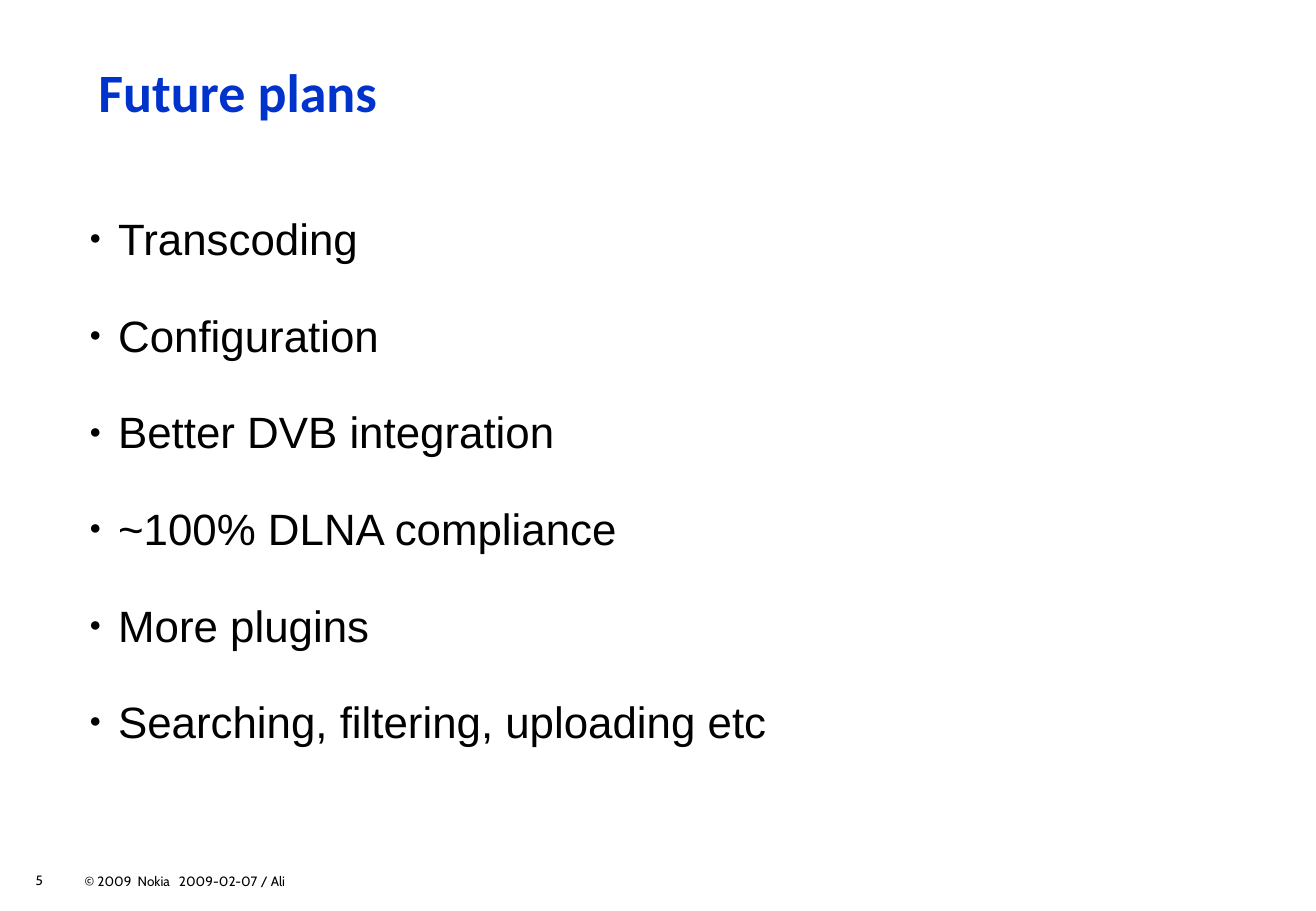
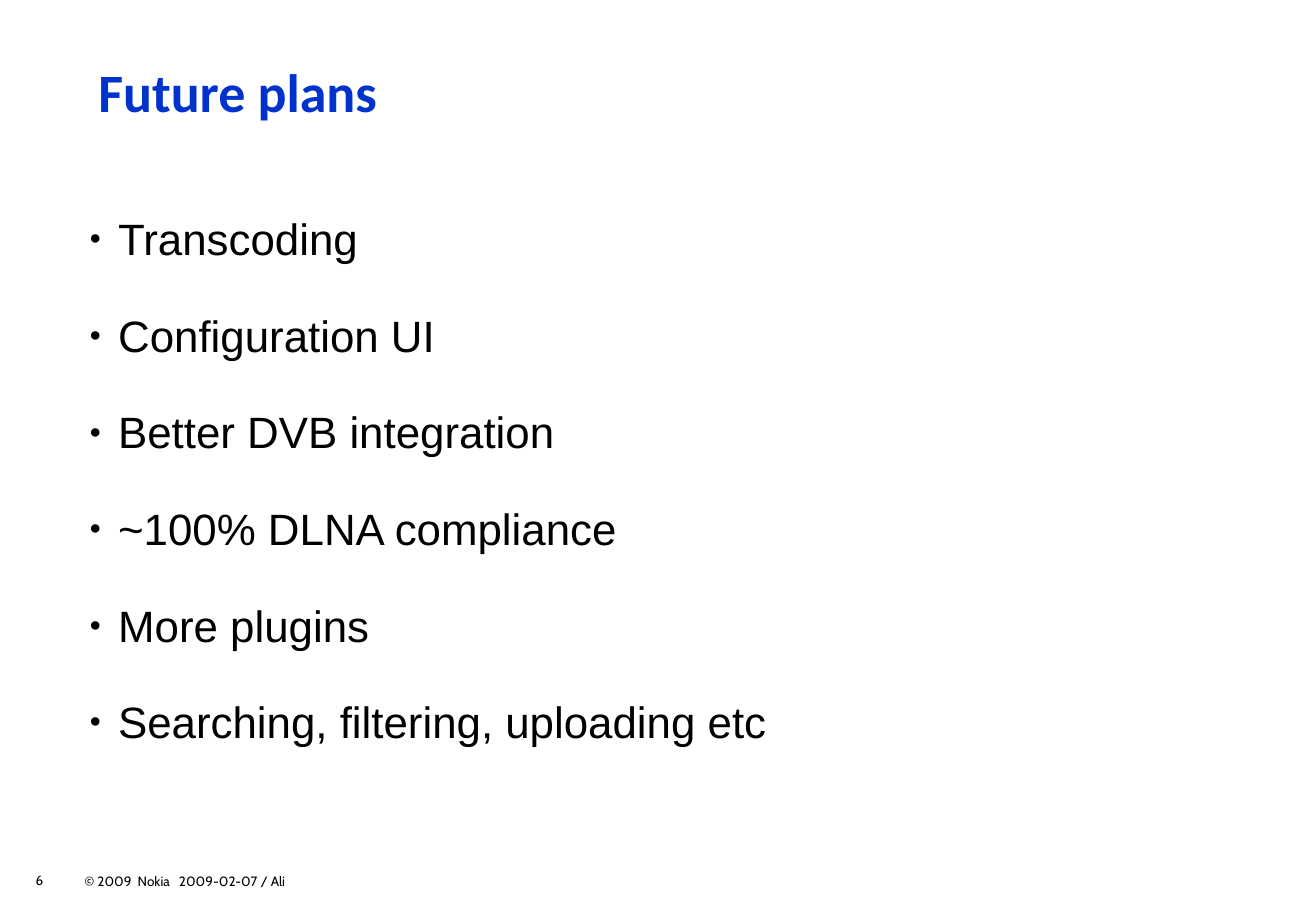
Before and after one commit to zeenix/rygel-presentation-2009, a slide deck: slide 6 of slides.odp (slide 5 before the commit). Drawn at 1316x911 pixels with LibreOffice and Linux fonts; fonts in the diff are those of the drawing; background and template pictures are left out. Boxes give left, top, right and bottom in pixels: in the first picture for what was removed or moved away, otherwise in the second. Text is boxed around its words. In the diff, an @@ line names an element or a change of style, - is before the commit and + after.

```diff
--- a/slides.odp
+++ b/slides.odp
@@ text at (118, 320, 435, 361): text changed @@
-  ● Configuration
+  ● Configuration UI
@@ page number at (36, 875, 44, 885): text changed @@
-5
+6
```
Also in this commit, not shown: 1 slide added.
